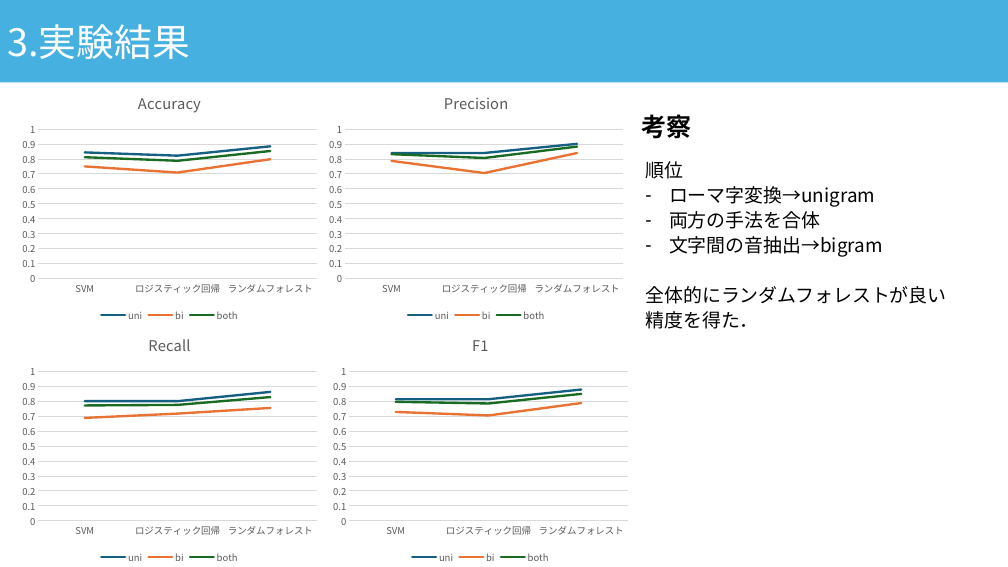
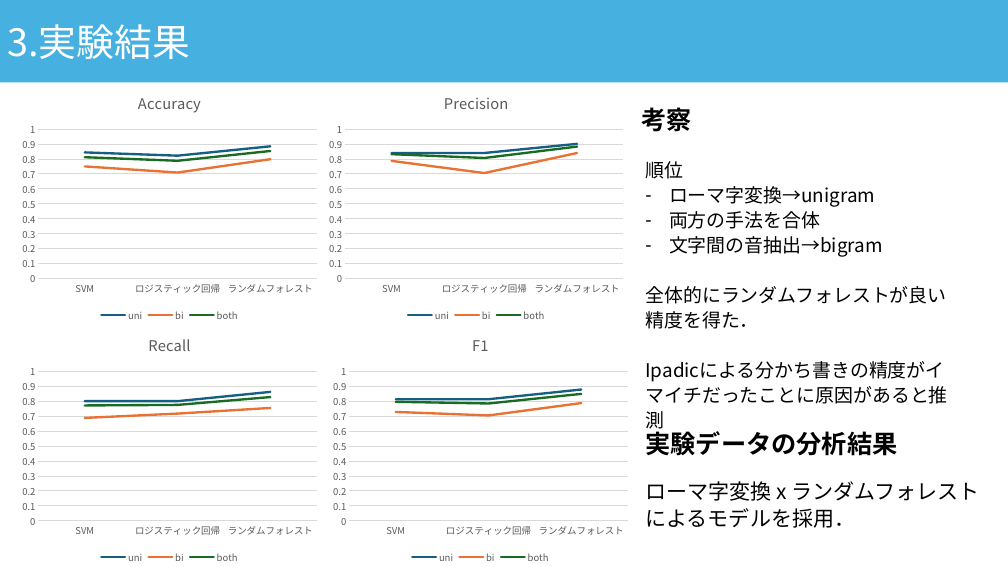
Before and after one commit to asn407/20241221, a slide deck: slide 14 of 年末発表.pptx. Drawn at 1008x567 pixels with LibreOffice and Linux fonts; fonts in the diff are those of the drawing. Boxes give left, top, right and bottom in pixels: in the first picture for what was removed or moved away, otherwise in the second. Text is boxed around its words. In the diff, an @@ line names an element or a change of style, - is before the commit and + after.

```diff
--- a/年末発表.pptx
+++ b/年末発表.pptx
@@ text "考察": place and size @@
-text "考察" at (641, 114, 691, 139)
+text "考察" at (641, 107, 691, 132)
@@ text at (645, 161, 946, 329): paragraph added @@
+Ipadicによる分かち書きの精度がイマイチだったことに原因があると推測
@@ text added at (645, 427, 897, 456), 24 pt, text #000000, bold @@
+実験データの分析結果
@@ text added at (645, 481, 980, 528), 20 pt, text #000000 @@
+ローマ字変換 x ランダムフォレスト
+によるモデルを採用．
```
Also in this commit, not shown: 2 other slides changed, 1 other file.
